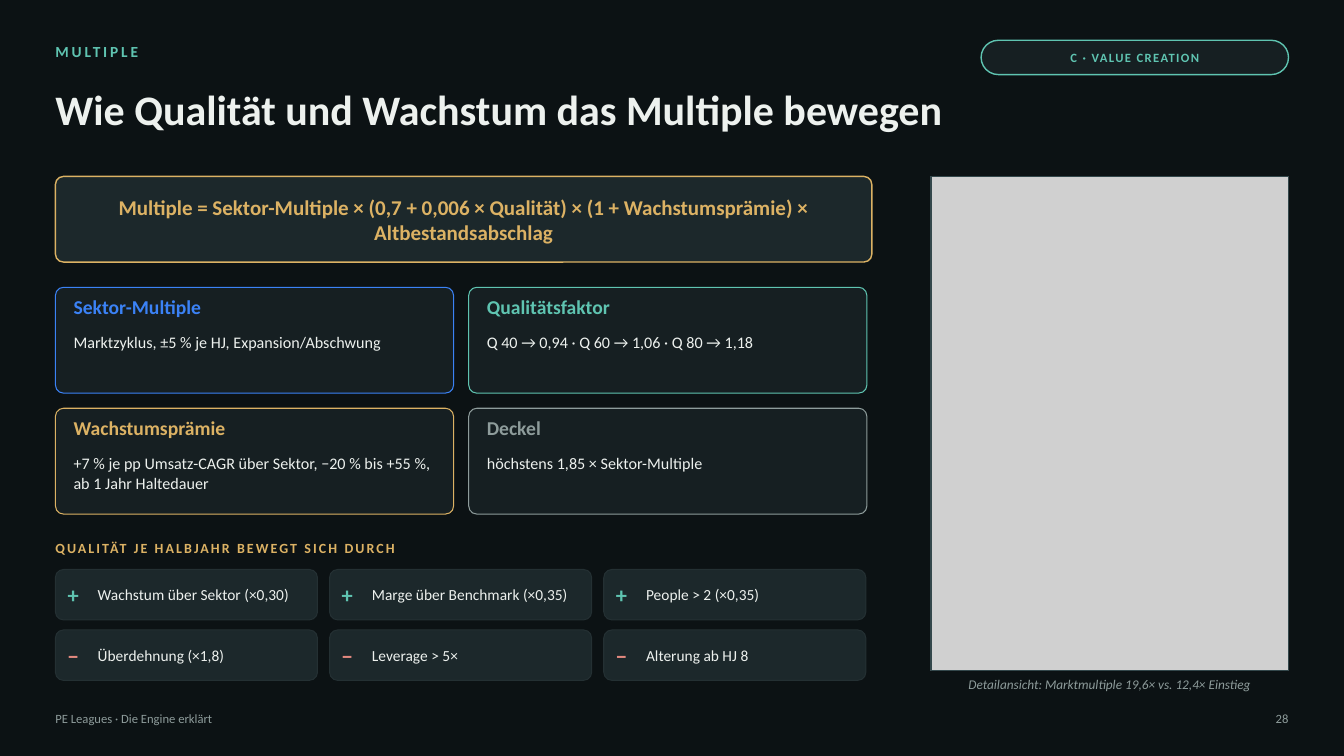
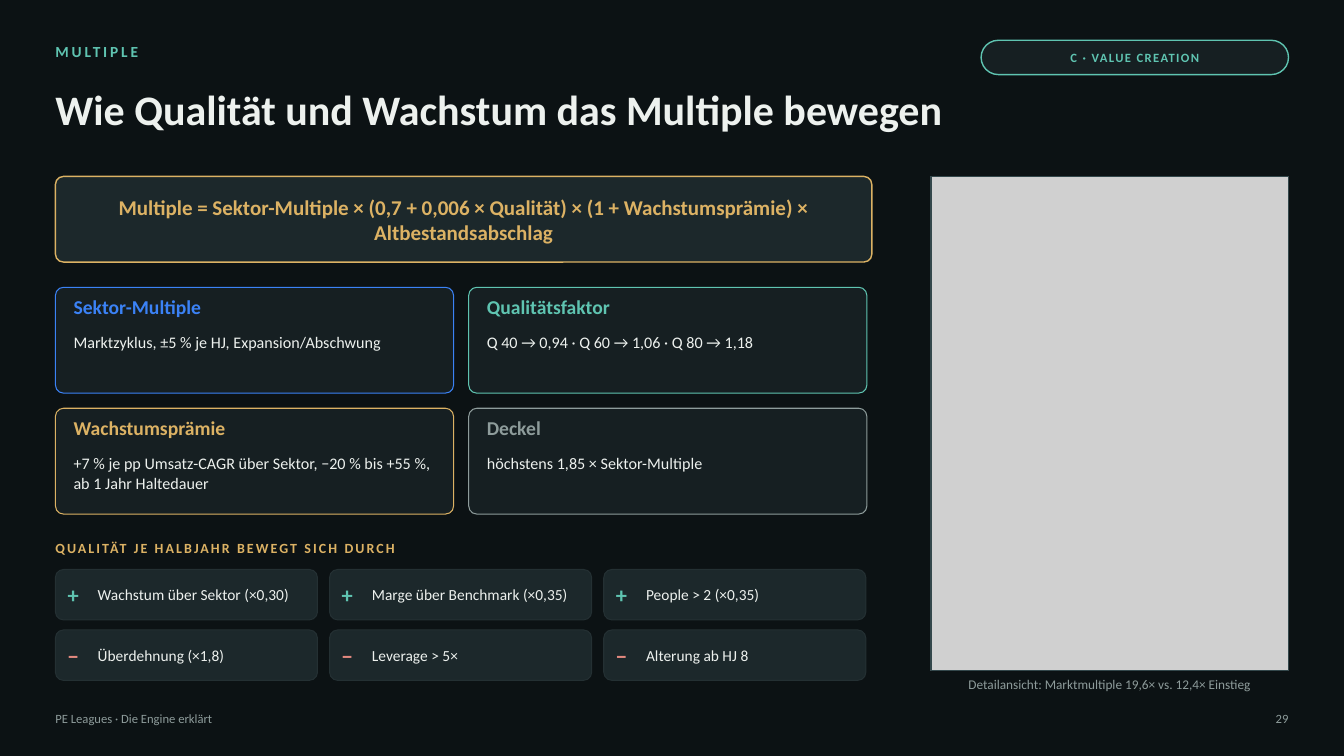
Before and after one commit to thematicum-dev/pe-leagues, a slide deck: slide 29 of docs/lehrmaterial/PE-Leagues_Engine-erklaert.pptx (slide 28 before the commit). Drawn at 1344x756 pixels with LibreOffice and Linux fonts; fonts in the diff are those of the drawing; grey boxes stand for pictures. Boxes give left, top, right and bottom in pixels: in the first picture for what was removed or moved away, otherwise in the second. Text is boxed around its words. In the diff, an @@ line names an element or a change of style, - is before the commit and + after.

```diff
--- a/docs/lehrmaterial/PE-Leagues_Engine-erklaert.pptx
+++ b/docs/lehrmaterial/PE-Leagues_Engine-erklaert.pptx
@@ text "Detailansicht: Marktmultiple 19,6× vs. 12,4× ..." at bbox=[968, 680, 1251, 691]: italic off @@
```
Also in this commit, not shown: 38 other slides changed, 2 slides added, 1 slide removed, 1 other file.
